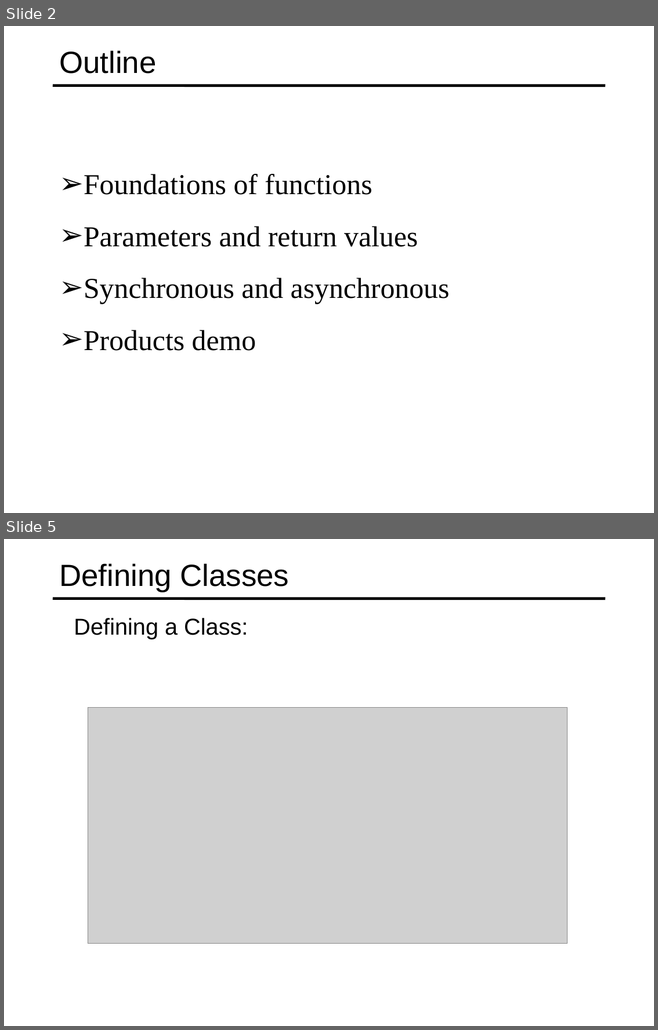
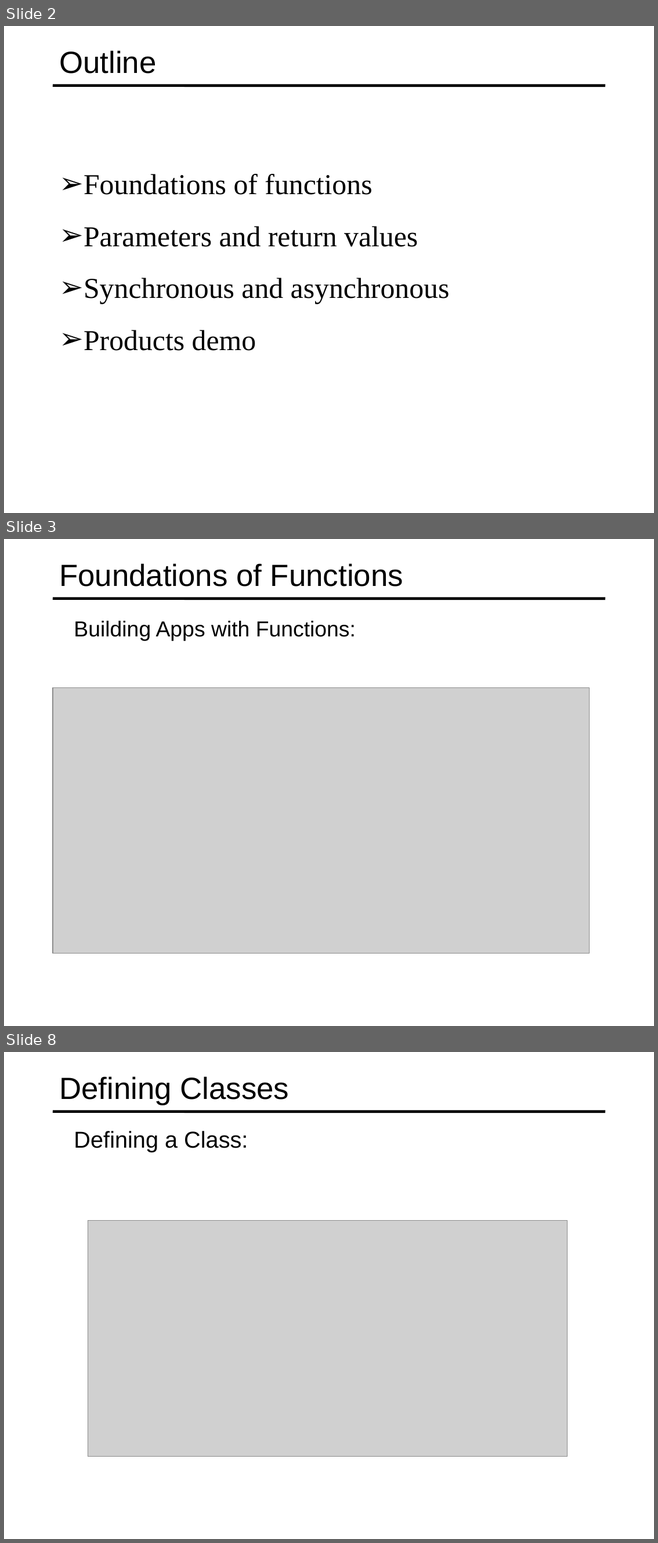
Before and after one commit to specter01wj/Jago_Link_Training, a slide deck: Angular/Angular12/TypeScript Fundamentals/3-Creating-And-Using-Functions/L3_Classes and Interfaces.ppt. Shown one above the other, each under a label of ours: slides 2 and 5 before the commit, slides 2, 3 and 8 after it; the slides between them are not shown. The pictures are 658x1030 and 658x1543 pixels, drawn with LibreOffice and Linux fonts; fonts in the diff are those of the drawing; grey boxes stand for pictures. Boxes give left, top, right and bottom in pixels: in the first picture for what was removed or moved away, otherwise in the second. Text is boxed around its words. In the diff, an @@ line names an element or a change of style, - is before the commit and + after.

```diff
--- a/Angular/Angular12/TypeScript Fundamentals/3-Creating-And-Using-Functions/L3_Classes and Interfaces.ppt
+++ b/Angular/Angular12/TypeScript Fundamentals/3-Creating-And-Using-Functions/L3_Classes and Interfaces.ppt
@@ slide 3 added at <box>4,539,654,1026</box>, background #FFFFFF; not listed: 1 template element that a slide beside it also shows @@
@@ title added at <box>59,563,403,587</box>, 34 pt, text #000000 @@
+Foundations of Functions
@@ text added at <box>74,621,355,641</box>, 24 pt, text #000000 @@
+  Building Apps with Functions:
@@ picture added at <box>53,687,589,954</box> @@
@@ what was slide 5 is now slide 8 @@
```
Also in this commit, not shown: 4 other slides added, 2 slides removed.
